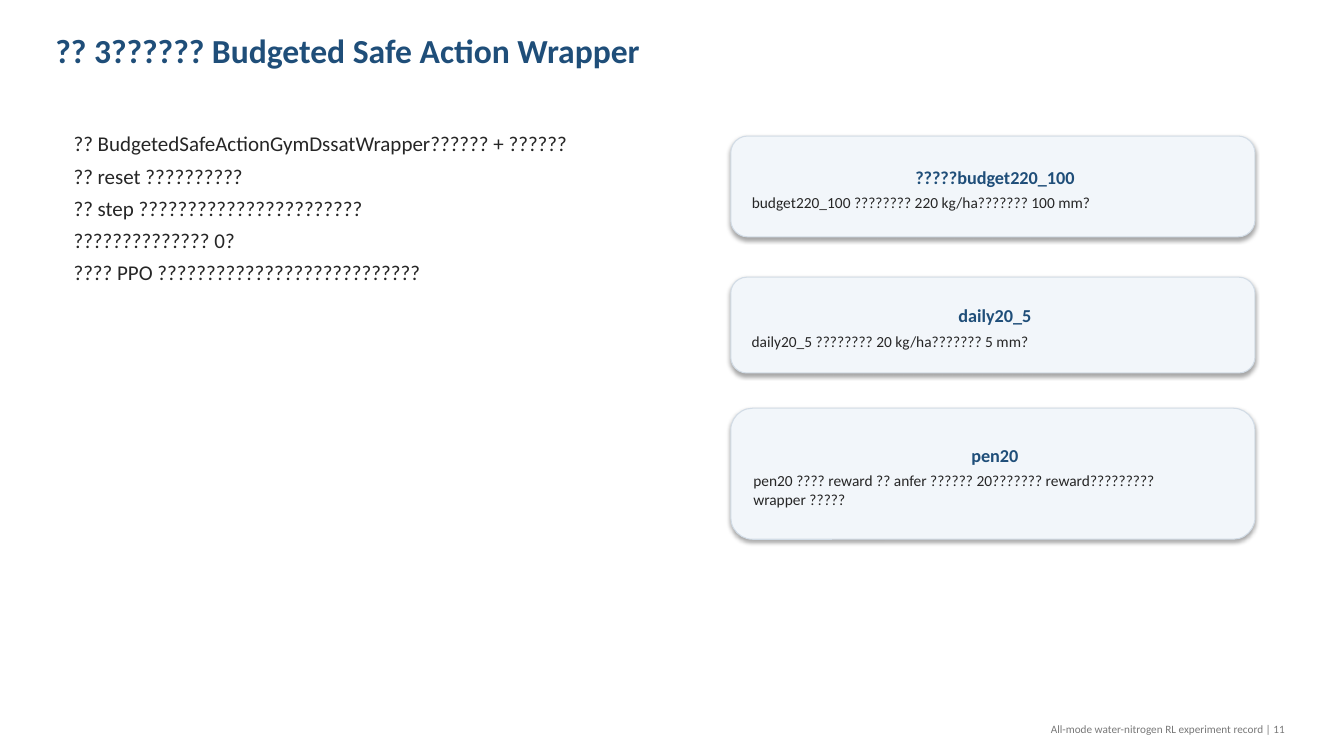
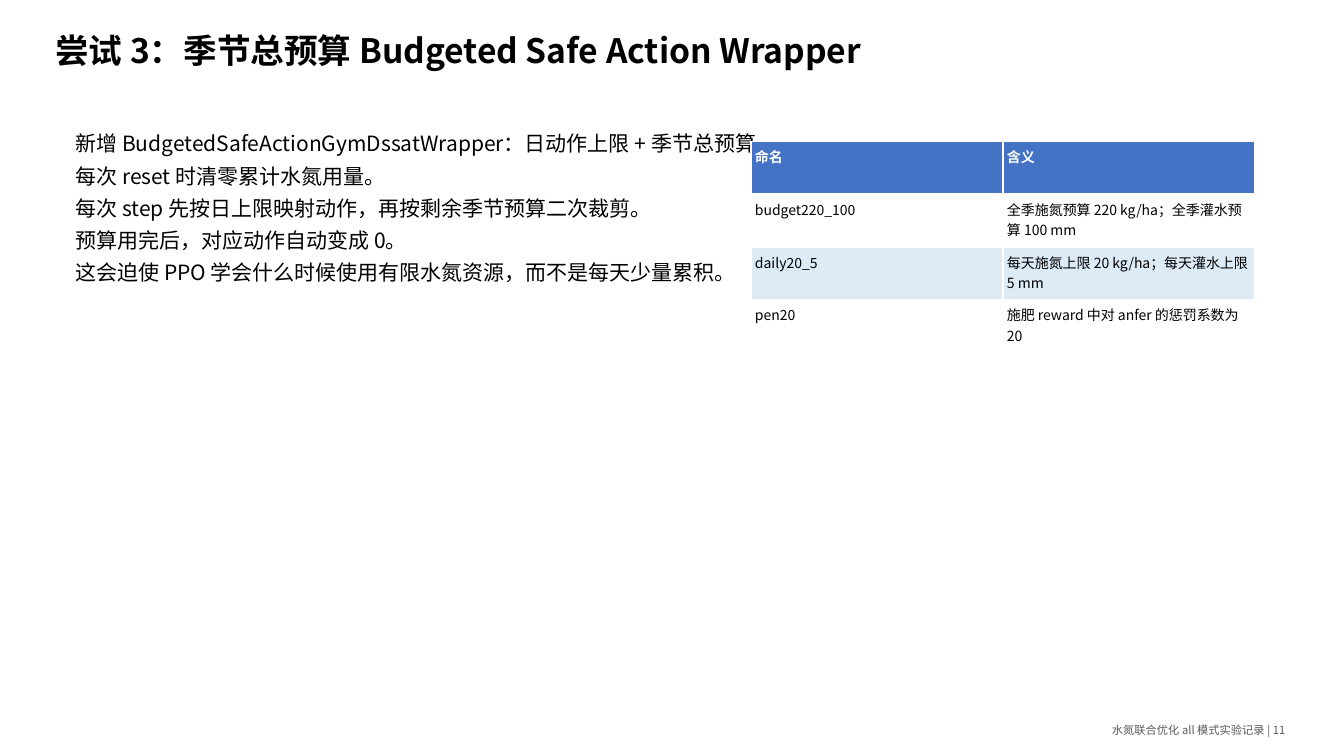
Before and after one commit to Rachel0305/gym-dssat-pdi, a slide deck: slide 11 of figures_hl/all_mode_water_nitrogen_attempts_report.pptx. Drawn at 1344x756 pixels with LibreOffice and Linux fonts; fonts in the diff are those of the drawing. Boxes give left, top, right and bottom in pixels: in the first picture for what was removed or moved away, otherwise in the second. Text is boxed around its words. In the diff, an @@ line names an element or a change of style, - is before the commit and + after.

Commit message:
Fix all-mode report deck Chinese formatting

```diff
--- a/figures_hl/all_mode_water_nitrogen_attempts_report.pptx
+++ b/figures_hl/all_mode_water_nitrogen_attempts_report.pptx
@@ text at (55,34,861,71): text changed; font Calibri to Noto Sans CJK SC; text colour #1F4E79 to #000000 @@
-?? 3?????? Budgeted Safe Action Wrapper
+尝试 3：季节总预算 Budgeted Safe Action Wrapper
@@ text at (75,133,777,282): text changed; font Calibri to Noto Sans CJK SC; text colour #262626 to #000000 @@
-?? BudgetedSafeActionGymDssatWrapper?????? + ??????
-?? reset ??????????
-?? step ???????????????????????
-?????????????? 0?
-???? PPO ???????????????????????????
+新增 BudgetedSafeActionGymDssatWrapper：日动作上限 + 季节总预算。
+每次 reset 时清零累计水氮用量。
+每次 step 先按日上限映射动作，再按剩余季节预算二次裁剪。
+预算用完后，对应动作自动变成 0。
+这会迫使 PPO 学会什么时候使用有限水氮资源，而不是每天少量累积。
@@ rounded rectangle removed at (731,136,1255,237) @@
-?????budget220_100
-budget220_100 ???????? 220 kg/ha??????? 100 mm?
@@ table added at (751,141,1255,353), 4 rows, 2 columns @@
+命名 | 含义
+budget220_100 | 全季施氮预算 220 kg/ha；全季灌水预算 100 mm
+daily20_5 | 每天施氮上限 20 kg/ha；每天灌水上限 5 mm
+pen20 | 施肥 reward 中对 anfer 的惩罚系数为 20
@@ rounded rectangle removed at (731,277,1255,373) @@
-daily20_5
-daily20_5 ???????? 20 kg/ha??????? 5 mm?
@@ rounded rectangle removed at (731,408,1255,539) @@
-pen20
-pen20 ???? reward ?? anfer ?????? 20??????? reward????????? wrapper ?????
@@ text at (1112,724,1285,735): text changed; font Calibri to Noto Sans CJK SC; text colour #787878 to #5A5A5A @@
-All-mode water-nitrogen RL experiment record | 11
+水氮联合优化 all 模式实验记录 | 11
```
Also in this commit, not shown: 16 other slides changed, 3 slides added, 3 slides removed, 5 other files.
